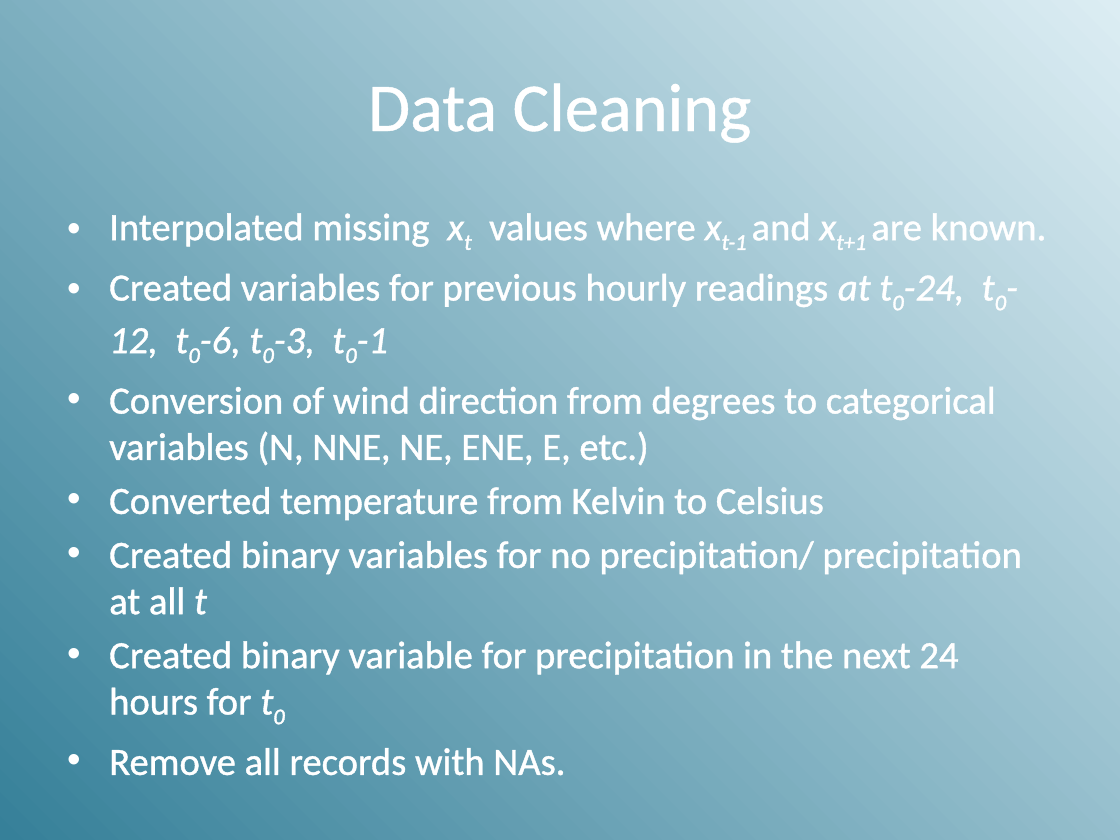
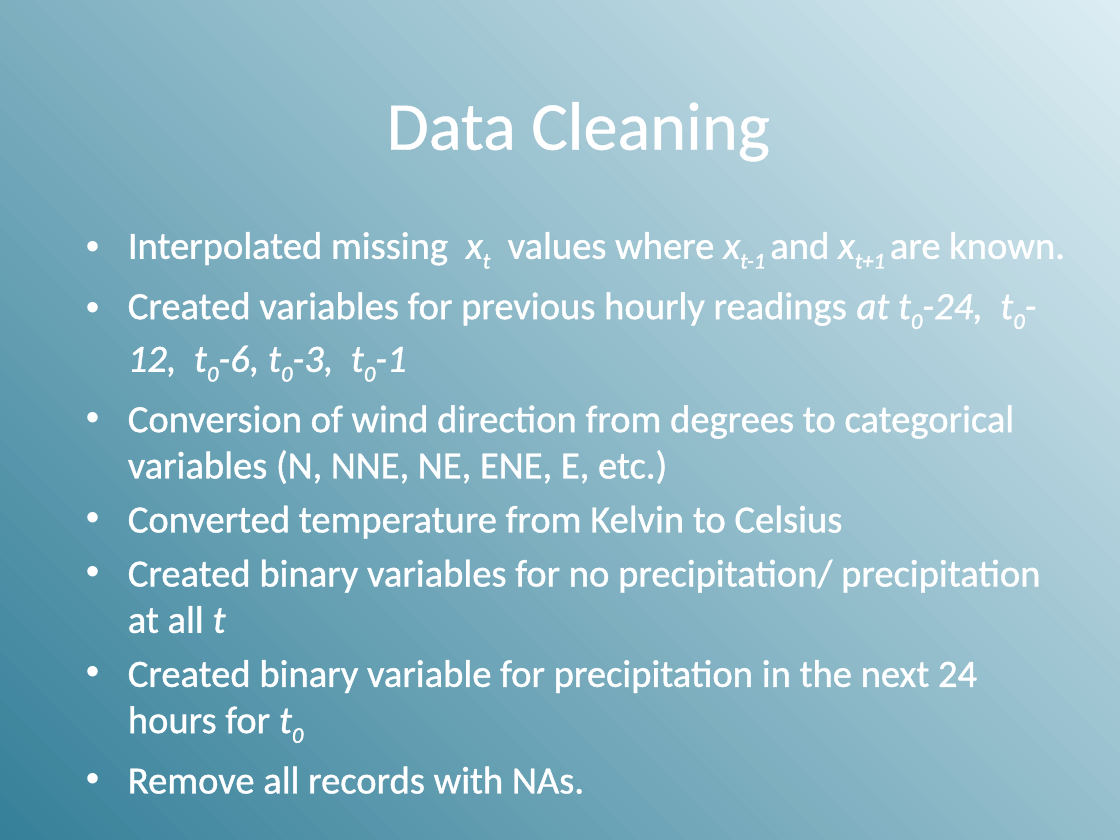
Before and after one commit to Kgatliffe/new_weather_data, a slide deck: slide 9 of Gatliffe-Panter-Zhang.pptx (slide 7 before the commit). Drawn at 1120x840 pixels with LibreOffice and Linux fonts; fonts in the diff are those of the drawing; background and template pictures are left out. Boxes give left, top, right and bottom in pixels: in the first picture for what was removed or moved away, otherwise in the second. Text is boxed around its words. In the diff, an @@ line names an element or a change of style, - is before the commit and + after.

```diff
--- a/Gatliffe-Panter-Zhang.pptx
+++ b/Gatliffe-Panter-Zhang.pptx
@@ text "Data Cleaning": place and size @@
-text "Data Cleaning" at (368, 83, 752, 143)
+text "Data Cleaning" at (387, 102, 770, 162)
@@ text "Interpolated missing xt values where ...": place and size @@
-text "Interpolated missing xt values where ..." at (109, 213, 1047, 776)
+text "Interpolated missing xt values where ..." at (128, 232, 1065, 794)
```
Also in this commit, not shown: 1 other slide changed, 6 slides added, 4 slides removed.
